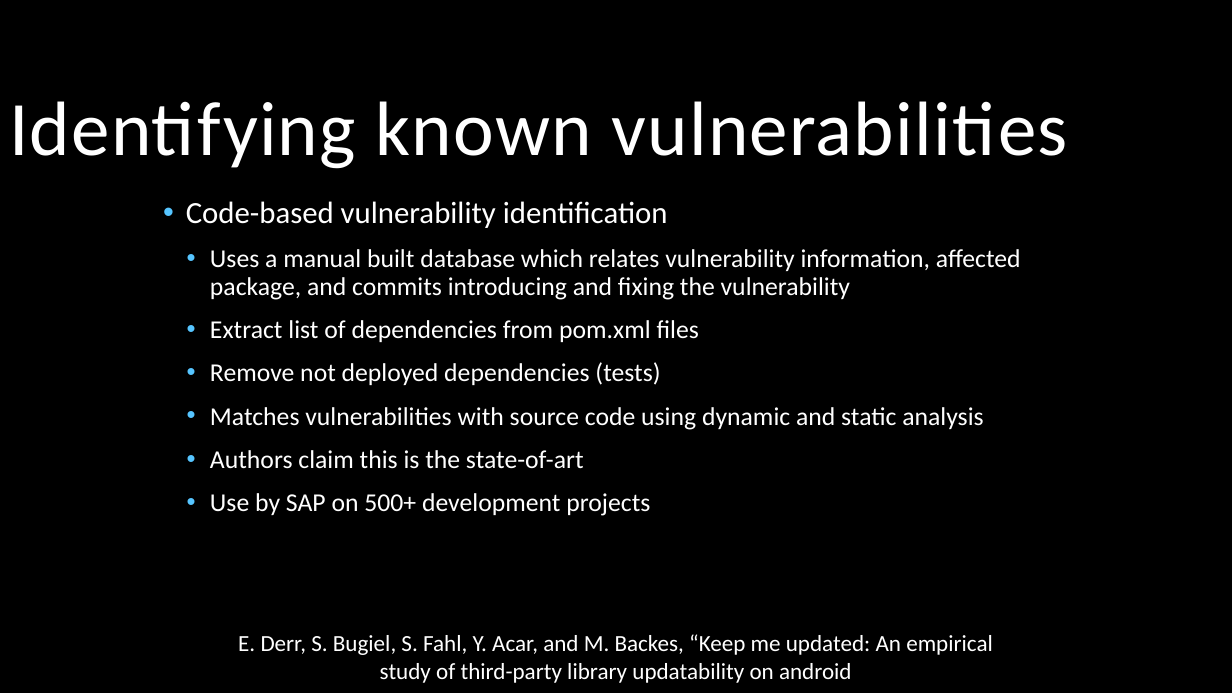
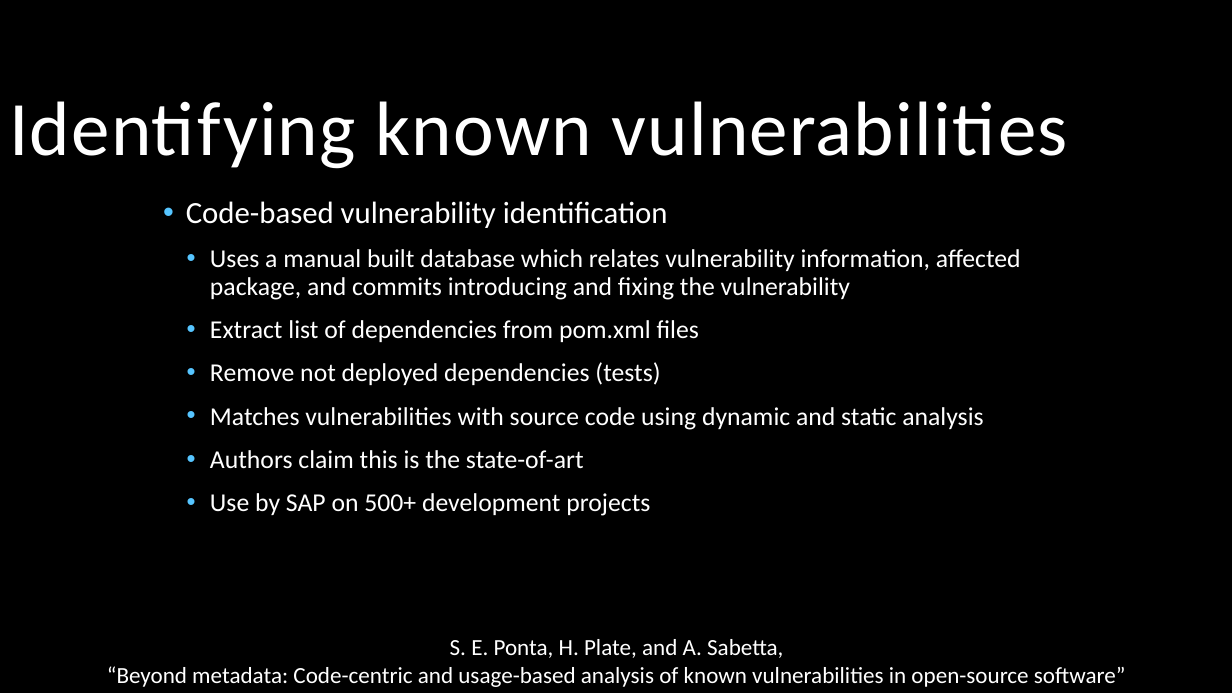
Before and after one commit to canesqui/OSSVulnerabilities, a slide deck: slide 19 of Presentation/Identifying Known Vulnerabilies in OSS libraries.pptx. Drawn at 1232x693 pixels with LibreOffice and Linux fonts; fonts in the diff are those of the drawing; background and template pictures are left out. Boxes give left, top, right and bottom in pixels: in the first picture for what was removed or moved away, otherwise in the second. Text is boxed around its words. In the diff, an @@ line names an element or a change of style, - is before the commit and + after.

```diff
--- a/Presentation/Identifying Known Vulnerabilies in OSS libraries.pptx
+++ b/Presentation/Identifying Known Vulnerabilies in OSS libraries.pptx
@@ text added at [107,639,1126,687], 18 pt, text #FFFFFF @@
+S. E. Ponta, H. Plate, and A. Sabetta,
+“Beyond metadata: Code-centric and usage-based analysis of known vulnerabilities in open-source software”
@@ text removed at [238,634,993,683] @@
-E. Derr, S. Bugiel, S. Fahl, Y. Acar, and M. Backes, “Keep me updated: An empirical
-study of third-party library updatability on android
```
Also in this commit, not shown: 2 other slides changed, 4 other files.
